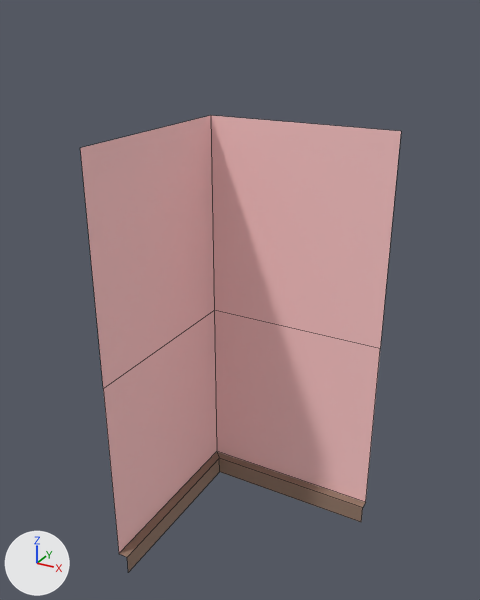
Renders of the FBX model Content/Game_Art/FBX/Archi/SM_Coin_Int_1x1.fbx from each side of a commit.
The view is the same before and after, from a 50 mm lens placed at (0.79, -1.92, 2.58), pointed at (-0.54, 0.5, 1.37). The axes (+X, +Y, +Z) are drawn at lower left. The lights are the same throughout. Mesh edges are drawn as thin lines. Where no turn or scale is listed for an object, it has been applied to the vertices.

Names of what the first picture shows: 'SM_Coin_Int_1x1'.
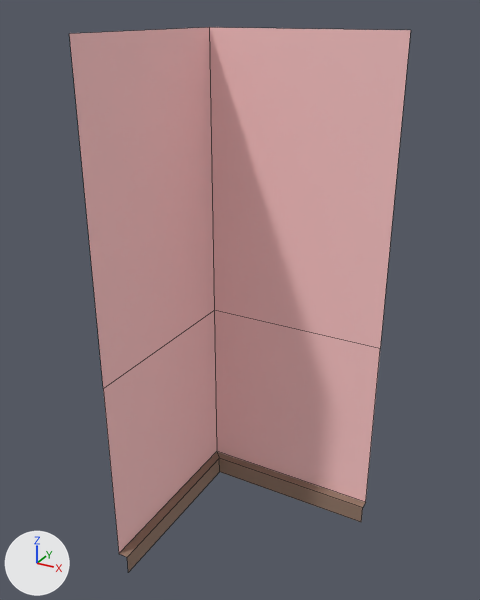
What differs and where, as boxes (x1, y1, x2, y2) in the pictures (480 x 600 px; the box of a moved part takes in the faces that stretch with it):
'SM_Coin_Int_1x1', reshaped (7% wider, 19% taller): before (80, 115, 401, 572); after (69, 27, 411, 572)
part 1 of me_mesh, moved or reshaped: before (80, 115, 401, 333); after (69, 27, 411, 333)

What the commit changed:
me_mesh has 18 vertices, 8 faces and spans x -0.95..0.0, y 0.0..0.95, z 0.0..2.1.
me_mesh is used by ob_sm_coin_int_1x1; location (0.0, 0.0, 0.0).
Before the commit, vertices of me_mesh: 0 (0.0, 0.95, 2.1) at pixel (401, 131), 6 (-0.95, 0.95, 2.1) at pixel (210, 115), 15 (-0.95, 0.0, 2.1) at pixel (80, 147).
Part 1, on me_mesh:
Vertices 0, 6, 15 of me_mesh move by (0.0, 0.0, 0.4).
